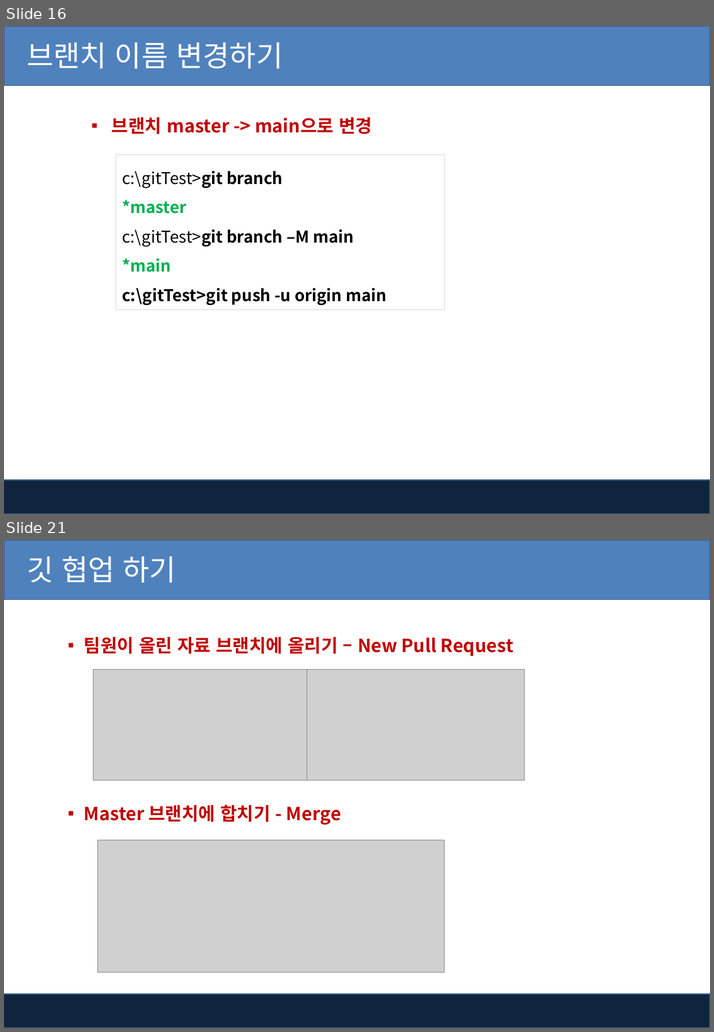
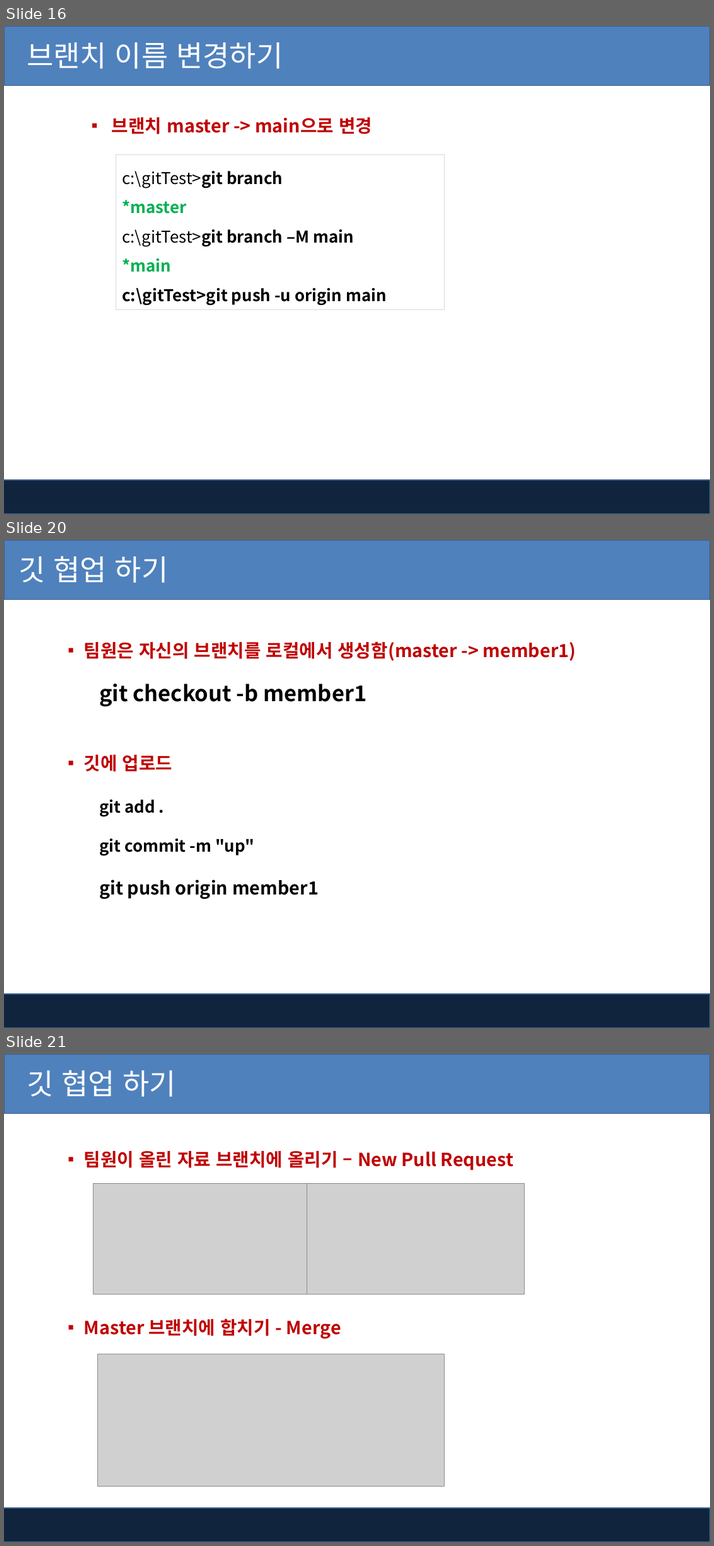
Before and after one commit to pshho/ngreen_project, a slide deck: html_cssWorks/자료/html-css_ppt/GIT_github.pptx. Shown one above the other, each under a label of ours: slides 16 and 21 before the commit, slides 16, 20 and 21 after it; the slides between them are not shown. The pictures are 714x1032 and 714x1546 pixels, drawn with LibreOffice and Linux fonts; fonts in the diff are those of the drawing; grey boxes stand for pictures; background and template pictures are left out. Boxes give left, top, right and bottom in pixels: in the first picture for what was removed or moved away, otherwise in the second. Text is boxed around its words. In the diff, an @@ line names an element or a change of style, - is before the commit and + after.

```diff
--- a/html_cssWorks/자료/html-css_ppt/GIT_github.pptx
+++ b/html_cssWorks/자료/html-css_ppt/GIT_github.pptx
@@ slide 20 added at [4, 540, 710, 1028], background #FFFFFF; not listed: 2 template elements that a slide beside it also shows @@
@@ title added at [18, 556, 168, 583], 32 pt, text #FFFFFF @@
+깃 협업 하기
@@ text added at [84, 641, 576, 661], 20 pt, text #C00000, bold @@
+▪ 팀원은 자신의 브랜치를 로컬에서 생성함(master -> member1)
@@ text added at [99, 684, 366, 707], 24 pt, text #000000, bold @@
+git checkout -b member1
@@ text added at [84, 755, 172, 772], 20 pt, text #C00000, bold @@
+▪ 깃에 업로드
@@ text added at [99, 800, 318, 899], 18 pt, text #000000, bold @@
+git add .
+git commit -m "up"
+git push origin member1
```
Also in this commit, not shown: 2 slides changed, 1 other slide added, 2 slides removed, 2 other files.
